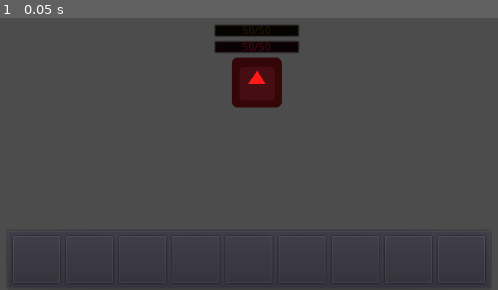
Above: before the commit, frame 1.
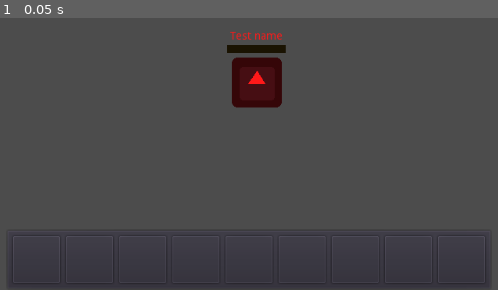
Above: after the commit, the same moment.

Repository: TRushton95/Shard
Game: Godot game, scene res://Gameplay/Maps/Map.tscn
The game is run twice, just before and just after one commit, with the same random seed, the same clock (stepped at 60 frames per second) and the same inputs. This scene is started directly instead of the project's main scene. The engine's default icon, where the game draws it, is replaced by a stand-in: a white triangle on a blue panel in a dark square.
Inputs:
- Up to frame 1 (0.05 s): no input

The runs differ from the first frame. In frame 1, 1.2% of the frame differs, in the area x 43-61%, y 2-13%.

Commit message:
Added small health bar asset and raw assets dump

Diff:
--- a/Src/Gameplay/Entities/Unit/Unit.gd
+++ b/Src/Gameplay/Entities/Unit/Unit.gd
@@ -81,8 +81,8 @@
 
 	var max_health = stamina_attr.value * HEALTH_PER_STAMINA
 	_set_max_health(max_health, true)
-	$UnitProfile/VBoxContainer/HealthBar.initialise(current_health)
-	$UnitProfile/VBoxContainer/ManaBar.initialise(current_mana)
+	$UnitProfile/VBoxContainer/SmallHealthBar.max_value = current_health
+#	$UnitProfile/VBoxContainer/ManaBar.initialise(current_mana)
 	$CastTimer.one_shot = false
 
 
@@ -271,7 +271,7 @@
 		current_health = 0
 	elif current_health > max_health:
 		current_health = max_health
-	$UnitProfile/VBoxContainer/HealthBar.set_current_value(current_health)
+	$UnitProfile/VBoxContainer/SmallHealthBar.value = current_health
 
 
 func _set_current_mana(value: int) -> void:
@@ -281,15 +281,15 @@
 		current_mana = 0
 	elif current_mana > max_mana:
 		current_mana = max_mana
-	$UnitProfile/VBoxContainer/ManaBar.set_current_value(current_mana)
+#	$UnitProfile/VBoxContainer/ManaBar.set_current_value(current_mana)
 
 
 func _set_max_health(value: int, reset_current_health: bool = false) -> void:
 	var missing_health = 0
 
 	max_health = value
-	$UnitProfile/VBoxContainer/HealthBar.set_max_value(max_health)
+	$UnitProfile/VBoxContainer/SmallHealthBar.value = max_health
 
 	if reset_current_health:
 		current_health = value
-		$UnitProfile/VBoxContainer/HealthBar.set_current_value(current_health)
+		$UnitProfile/VBoxContainer/SmallHealthBar.value = current_health
--- a/Src/Gameplay/Entities/Unit/Unit.tscn
+++ b/Src/Gameplay/Entities/Unit/Unit.tscn
@@ -6,7 +6,7 @@
 [ext_resource path="res://Gameplay/AbilitySystem/Abilities/Consecration/Consecration.tscn" type="PackedScene" id=4]
 [ext_resource path="res://Gameplay/AbilitySystem/Abilities/HealingStream/HealingStream.tscn" type="PackedScene" id=5]
 [ext_resource path="res://Gameplay/Utility/Stopwatch.tscn" type="PackedScene" id=6]
-[ext_resource path="res://Gameplay/UI/ResourceBar/ResourceBar.tscn" type="PackedScene" id=7]
+[ext_resource path="res://Gameplay/UI/ResourceBars/SmallHealthBar/SmallHealthBar.tscn" type="PackedScene" id=7]
 
 [sub_resource type="CircleShape2D" id=1]
 radius = 32.0
@@ -42,19 +42,26 @@
 
 [node name="ChannelStopwatch" parent="." instance=ExtResource( 6 )]
 
-[node name="UnitProfile" type="MarginContainer" parent="."]
-margin_left = -55.0
-margin_top = -93.0
-margin_right = 55.0
-margin_bottom = -37.0
+[node name="UnitProfile" type="CenterContainer" parent="."]
+anchor_left = 0.5
+anchor_top = 0.5
+anchor_right = 0.5
+anchor_bottom = 0.5
+margin_left = -54.0
+margin_top = -65.5
+margin_right = 54.0
+margin_bottom = -36.5
+size_flags_horizontal = 0
+size_flags_vertical = 0
 __meta__ = {
 "_edit_group_": true,
 "_edit_use_anchors_": false
 }
 
 [node name="VBoxContainer" type="VBoxContainer" parent="UnitProfile"]
-margin_right = 110.0
-margin_bottom = 56.0
+margin_left = 16.0
+margin_right = 91.0
+margin_bottom = 28.0
 size_flags_horizontal = 3
 size_flags_vertical = 3
 __meta__ = {
@@ -62,23 +69,15 @@
 }
 
 [node name="NameLabel" type="Label" parent="UnitProfile/VBoxContainer"]
-margin_right = 110.0
+margin_right = 75.0
 margin_bottom = 14.0
+text = "Test name"
 align = 1
 
-[node name="HealthBar" parent="UnitProfile/VBoxContainer" instance=ExtResource( 7 )]
-modulate = Color( 0.145098, 1, 0.239216, 1 )
+[node name="SmallHealthBar" parent="UnitProfile/VBoxContainer" instance=ExtResource( 7 )]
+anchor_right = 0.0
+anchor_bottom = 0.0
 margin_top = 18.0
-margin_right = 110.0
-margin_bottom = 35.0
-size_flags_horizontal = 3
-size_flags_vertical = 3
-
-[node name="ManaBar" parent="UnitProfile/VBoxContainer" instance=ExtResource( 7 )]
-modulate = Color( 0.313726, 0.356863, 1, 1 )
-margin_top = 39.0
-margin_right = 110.0
-margin_bottom = 56.0
-size_flags_horizontal = 3
-size_flags_vertical = 3
+margin_right = 75.0
+margin_bottom = 28.0
 [connection signal="input_event" from="Clickbox" to="." method="_on_Clickbox_input_event"]
--- a/Src/Gameplay/Maps/Map.tscn
+++ b/Src/Gameplay/Maps/Map.tscn
@@ -1,10 +1,11 @@
-[gd_scene load_steps=7 format=2]
+[gd_scene load_steps=8 format=2]
 
 [ext_resource path="res://Gameplay/Entities/Unit/Unit.tscn" type="PackedScene" id=1]
 [ext_resource path="res://Gameplay/Maps/Map.gd" type="Script" id=2]
 [ext_resource path="res://Gameplay/UI/TargetFrame/TargetFrame.tscn" type="PackedScene" id=3]
 [ext_resource path="res://Gameplay/UI/CastBar/CastBar.tscn" type="PackedScene" id=4]
 [ext_resource path="res://Gameplay/UI/AbilityBar/AbilityBar.tscn" type="PackedScene" id=5]
+[ext_resource path="res://Gameplay/UI/CharacterMenu/CharacterMenu.tscn" type="PackedScene" id=6]
 
 [sub_resource type="NavigationPolygon" id=1]
 vertices = PoolVector2Array( 1024, 0, 1024, 600, 0, 600, 0, 0 )
@@ -63,4 +64,15 @@
 margin_left = -311.0
 margin_top = -78.0
 margin_right = 311.0
+
+[node name="CharacterMenu" parent="CanvasLayer" instance=ExtResource( 6 )]
+visible = false
+anchor_left = 0.5
+anchor_top = 0.5
+anchor_right = 0.5
+anchor_bottom = 0.5
+margin_left = -79.0
+margin_top = -32.0
+margin_right = 79.0
+margin_bottom = 32.0
 [connection signal="ability_button_pressed" from="CanvasLayer/AbilityBar" to="." method="_on_AbilityBar_ability_button_pressed"]
--- /dev/null
+++ b/Src/Gameplay/UI/CharacterMenu/CharacterMenu.gd
@@ -0,0 +1,17 @@
+extends PanelContainer
+
+
+func set_name(value: String) -> void:
+	$MarginContainer/VBoxContainer/NameLabel.text = value
+
+
+func set_movement_speed(value: int) -> void:
+	$MarginContainer/VBoxContainer/MovementSpeed/AttributeValue.text = value
+
+
+func set_stamina(value: int) -> void:
+	$MarginContainer/VBoxContainer/Stamina/AttributeValue.text = value
+
+
+func set_spell_power(value: int) -> void:
+	$MarginContainer/VBoxContainer/SpellPower/AttributeValue.text = value
--- /dev/null
+++ b/Src/Gameplay/UI/CharacterMenu/CharacterMenu.tscn
@@ -0,0 +1,84 @@
+[gd_scene load_steps=2 format=2]
+
+[ext_resource path="res://Gameplay/UI/CharacterMenu/CharacterMenu.gd" type="Script" id=1]
+
+[node name="CharacterMenu" type="PanelContainer"]
+size_flags_horizontal = 3
+size_flags_vertical = 3
+script = ExtResource( 1 )
+
+[node name="MarginContainer" type="MarginContainer" parent="."]
+margin_left = 7.0
+margin_top = 7.0
+margin_right = 151.0
+margin_bottom = 75.0
+__meta__ = {
+"_edit_use_anchors_": false
+}
+
+[node name="VBoxContainer" type="VBoxContainer" parent="MarginContainer"]
+margin_right = 144.0
+margin_bottom = 68.0
+
+[node name="NameLabel" type="Label" parent="MarginContainer/VBoxContainer"]
+margin_right = 144.0
+margin_bottom = 14.0
+text = "Name"
+align = 1
+
+[node name="MovementSpeed" type="HBoxContainer" parent="MarginContainer/VBoxContainer"]
+margin_top = 18.0
+margin_right = 144.0
+margin_bottom = 32.0
+
+[node name="AttributeName" type="Label" parent="MarginContainer/VBoxContainer/MovementSpeed"]
+margin_right = 120.0
+margin_bottom = 14.0
+rect_min_size = Vector2( 120, 0 )
+text = "Movement Speed"
+
+[node name="AttributeValue" type="Label" parent="MarginContainer/VBoxContainer/MovementSpeed"]
+margin_left = 124.0
+margin_right = 144.0
+margin_bottom = 14.0
+rect_min_size = Vector2( 20, 0 )
+text = "0"
+align = 2
+
+[node name="Stamina" type="HBoxContainer" parent="MarginContainer/VBoxContainer"]
+margin_top = 36.0
+margin_right = 144.0
+margin_bottom = 50.0
+
+[node name="AttributeName" type="Label" parent="MarginContainer/VBoxContainer/Stamina"]
+margin_right = 120.0
+margin_bottom = 14.0
+rect_min_size = Vector2( 120, 0 )
+text = "Stamina"
+
+[node name="AttributeValue" type="Label" parent="MarginContainer/VBoxContainer/Stamina"]
+margin_left = 124.0
+margin_right = 144.0
+margin_bottom = 14.0
+rect_min_size = Vector2( 20, 0 )
+text = "0"
+align = 2
+
+[node name="SpellPower" type="HBoxContainer" parent="MarginContainer/VBoxContainer"]
+margin_top = 54.0
+margin_right = 144.0
+margin_bottom = 68.0
+
+[node name="AttributeName" type="Label" parent="MarginContainer/VBoxContainer/SpellPower"]
+margin_right = 120.0
+margin_bottom = 14.0
+rect_min_size = Vector2( 120, 0 )
+text = "Spell Power"
+
+[node name="AttributeValue" type="Label" parent="MarginContainer/VBoxContainer/SpellPower"]
+margin_left = 124.0
+margin_right = 144.0
+margin_bottom = 14.0
+rect_min_size = Vector2( 20, 0 )
+text = "0"
+align = 2
--- a/Src/Gameplay/UI/ResourceBar/ResourceBar.tscn
+++ b/Src/Gameplay/UI/ResourceBars/ResourceBar.tscn
@@ -1,6 +1,6 @@
 [gd_scene load_steps=2 format=2]
 
-[ext_resource path="res://Gameplay/UI/ResourceBar/ResourceBar.gd" type="Script" id=1]
+[ext_resource path="res://Gameplay/UI/ResourceBars/ResourceBar.gd" type="Script" id=1]
 
 [node name="ResourceBar" type="ProgressBar"]
 margin_right = 200.0
--- /dev/null
+++ b/Src/Gameplay/UI/ResourceBars/SmallHealthBar/SmallHealthBar.gd
@@ -0,0 +1,14 @@
+extends TextureProgress
+
+func set_current_value(new_value: int) -> void:
+	value = new_value
+
+
+func set_max_value(new_max_value: int) -> void:
+	max_value = new_max_value
+	_refresh_label()
+
+
+func initialise(new_max_value: int) -> void:
+	max_value = new_max_value
+	value = new_max_value
--- /dev/null
+++ b/Src/Gameplay/UI/ResourceBars/SmallHealthBar/SmallHealthBar.tscn
@@ -0,0 +1,13 @@
+[gd_scene load_steps=3 format=2]
+
+[ext_resource path="res://Gameplay/UI/ResourceBars/SmallHealthBar/small_health_bar_background.png" type="Texture" id=1]
+[ext_resource path="res://Gameplay/UI/ResourceBars/SmallHealthBar/small_green_health_bar.png" type="Texture" id=2]
+
+[node name="SmallHealthBar" type="TextureProgress"]
+anchor_right = 1.0
+anchor_bottom = 1.0
+texture_under = ExtResource( 1 )
+texture_progress = ExtResource( 2 )
+__meta__ = {
+"_edit_use_anchors_": false
+}
--- a/Src/Gameplay/UI/TargetFrame/TargetFrame.tscn
+++ b/Src/Gameplay/UI/TargetFrame/TargetFrame.tscn
@@ -1,7 +1,8 @@
 [gd_scene load_steps=3 format=2]
 
-[ext_resource path="res://Gameplay/UI/ResourceBar/ResourceBar.tscn" type="PackedScene" id=1]
+[ext_resource path="res://Gameplay/UI/ResourceBars/ResourceBar.tscn" type="PackedScene" id=1]
 [ext_resource path="res://Gameplay/UI/TargetFrame/TargetFrame.gd" type="Script" id=2]
+
 
 [node name="TargetFrame" type="PanelContainer"]
 margin_right = 191.0
Renamed: Src/Gameplay/UI/ResourceBar/ResourceBar.gd -> Src/Gameplay/UI/ResourceBars/ResourceBar.gd
Binary file added: Src/Gameplay/UI/ResourceBars/SmallHealthBar/small_green_health_bar.png
Not shown, added: Src/Gameplay/UI/ResourceBars/SmallHealthBar/small_green_health_bar.png.import
Binary file added: Src/Gameplay/UI/ResourceBars/SmallHealthBar/small_health_bar_background.png
Not shown, added: Src/Gameplay/UI/ResourceBars/SmallHealthBar/small_health_bar_background.png.import
Not shown, added: RawAssets/blue_mana_bar.png
Not shown, added: RawAssets/green_health_bar.png
Not shown, added: RawAssets/health_bar.png
Not shown, added: RawAssets/red_health_bar.png
Not shown, added: RawAssets/small_green_health_bar.aseprite
Not shown, added: RawAssets/small_green_health_bar.png
Not shown, added: RawAssets/small_health_bar_background.png
